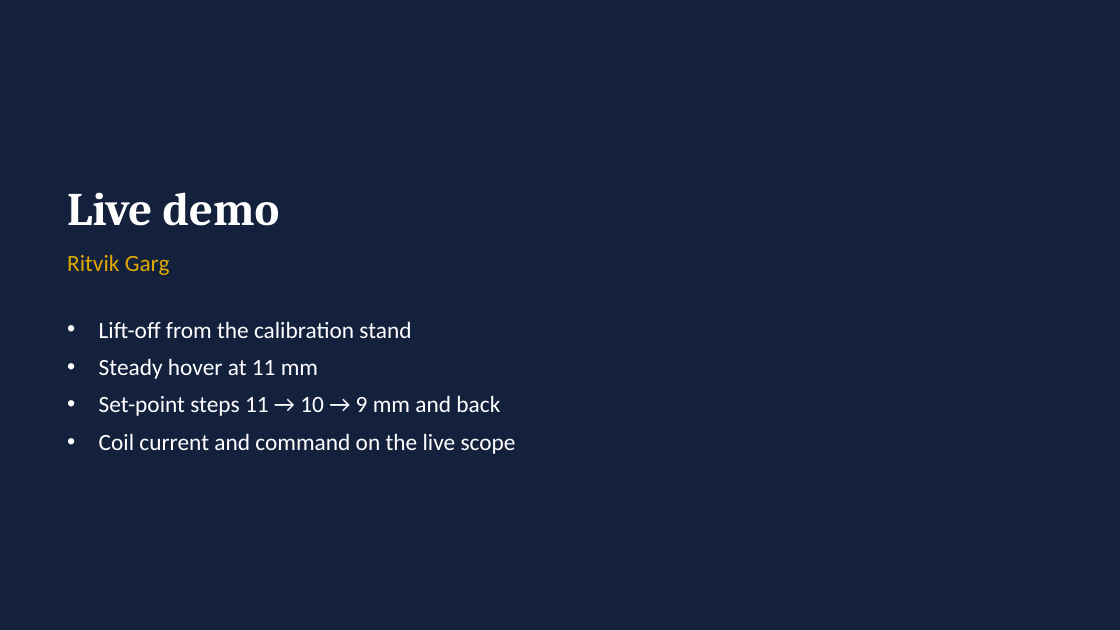
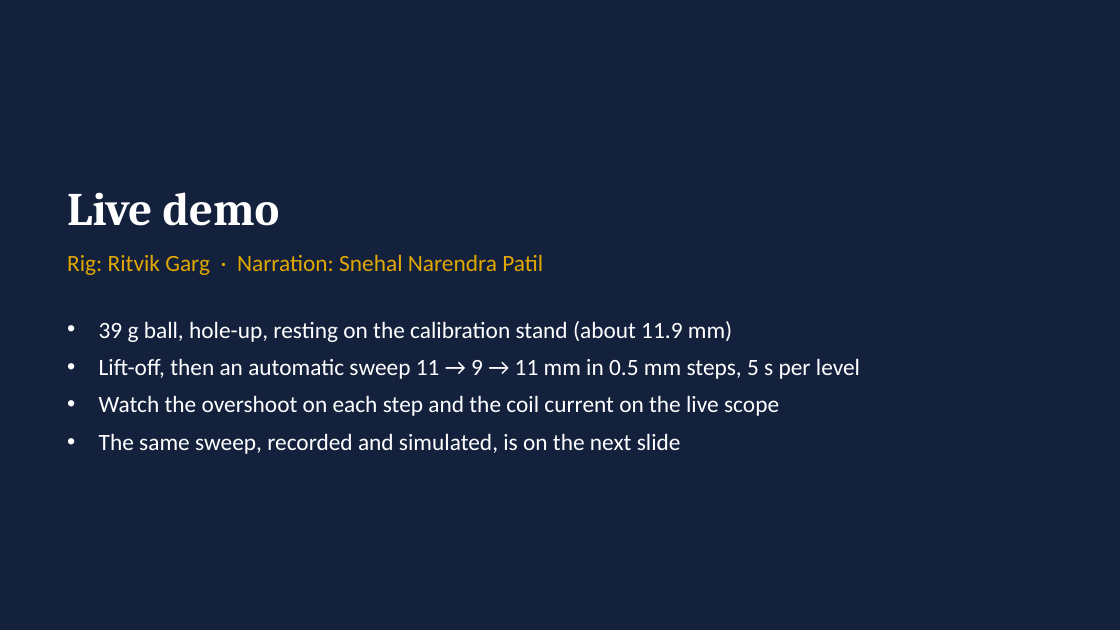
Before and after one commit to Ritvik479/EE302-maglev-project-G22, a slide deck: slide 10 of slides/G22_Presentation.pptx. Drawn at 1120x630 pixels with LibreOffice and Linux fonts; fonts in the diff are those of the drawing. Boxes give left, top, right and bottom in pixels: in the first picture for what was removed or moved away, otherwise in the second. Text is boxed around its words. In the diff, an @@ line names an element or a change of style, - is before the commit and + after.

```diff
--- a/slides/G22_Presentation.pptx
+++ b/slides/G22_Presentation.pptx
@@ text at bbox=[67, 254, 543, 275]: text changed @@
-Ritvik Garg
+Rig: Ritvik Garg · Narration: Snehal Narendra Patil
@@ text at bbox=[99, 321, 860, 454]: text changed @@
-• Lift-off from the calibration stand
-• Steady hover at 11 mm
-• Set-point steps 11 → 10 → 9 mm and back
-• Coil current and command on the live scope
+• 39 g ball, hole-up, resting on the calibration stand (about 11.9 mm)
+• Lift-off, then an automatic sweep 11 → 9 → 11 mm in 0.5 mm steps, 5 s per level
+• Watch the overshoot on each step and the coil current on the live scope
+• The same sweep, recorded and simulated, is on the next slide
```
Also in this commit, not shown: 16 other slides changed, 47 other files.
